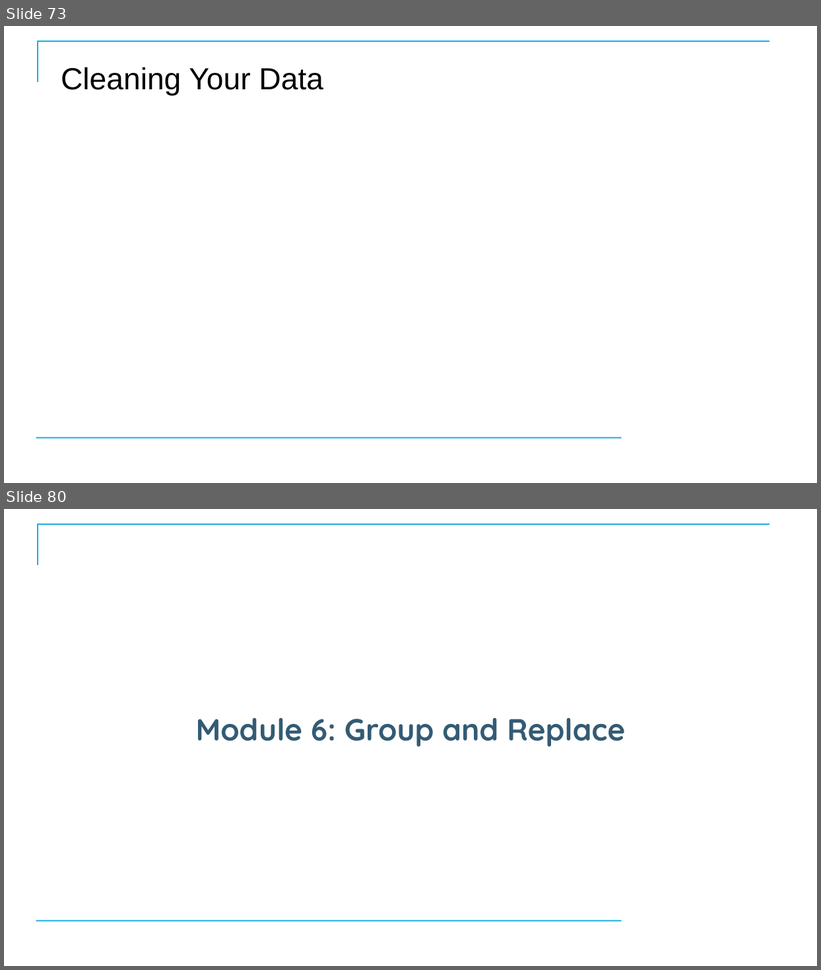
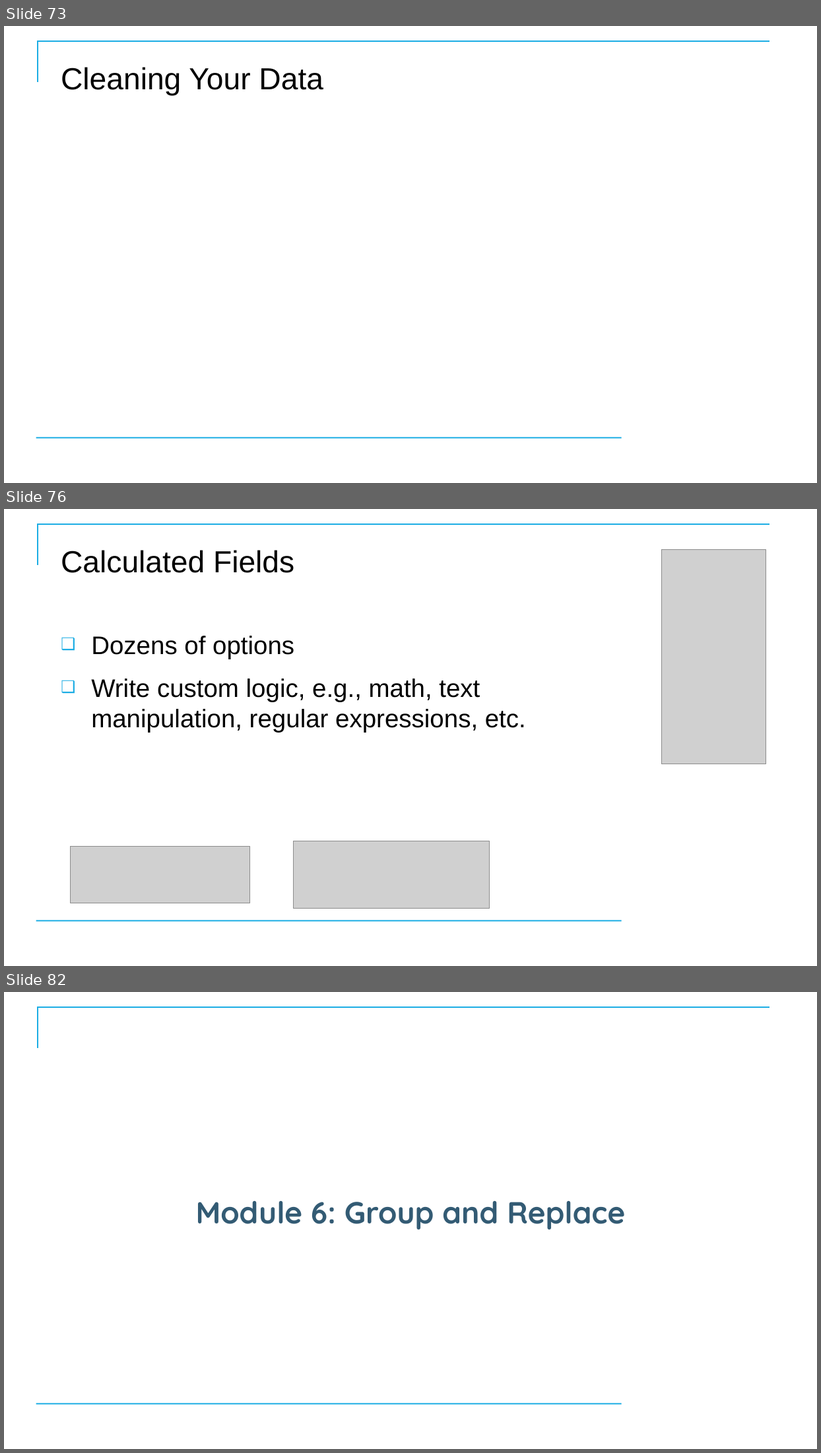
Before and after one commit to CostelloTechnicalConsulting/XTBP10---Tableau-Prep-Introduction, a slide deck: ppt/TableauPrepBuilderIntroV1_1.pptx. Shown one above the other, each under a label of ours: slides 73 and 80 before the commit, slides 73, 76 and 82 after it; the slides between them are not shown. The pictures are 821x970 and 821x1453 pixels, drawn with LibreOffice and Linux fonts; fonts in the diff are those of the drawing; grey boxes stand for pictures; background and template pictures are left out. Boxes give left, top, right and bottom in pixels: in the first picture for what was removed or moved away, otherwise in the second. Text is boxed around its words. In the diff, an @@ line names an element or a change of style, - is before the commit and + after.

```diff
--- a/ppt/TableauPrepBuilderIntroV1_1.pptx
+++ b/ppt/TableauPrepBuilderIntroV1_1.pptx
@@ slide 76 added at [4,509,817,966], background #FFFFFF; not listed: 2 template elements that a slide beside it also shows @@
@@ title added at [61,550,294,573], 36 pt, text #000000 @@
+Calculated Fields
@@ picture added at [661,550,766,764] @@
@@ text added at [91,636,526,733], 30 pt, text #000000 @@
+❑ Dozens of options
+❑ Write custom logic, e.g., math, text manipulation, regular expressions, etc.
@@ picture added at [294,842,490,908] @@
@@ picture added at [70,847,250,904] @@
@@ what was slide 80 is now slide 82 @@
```
Also in this commit, not shown: 7 slides changed, 7 other slides added, 4 slides removed, 3 other files.
